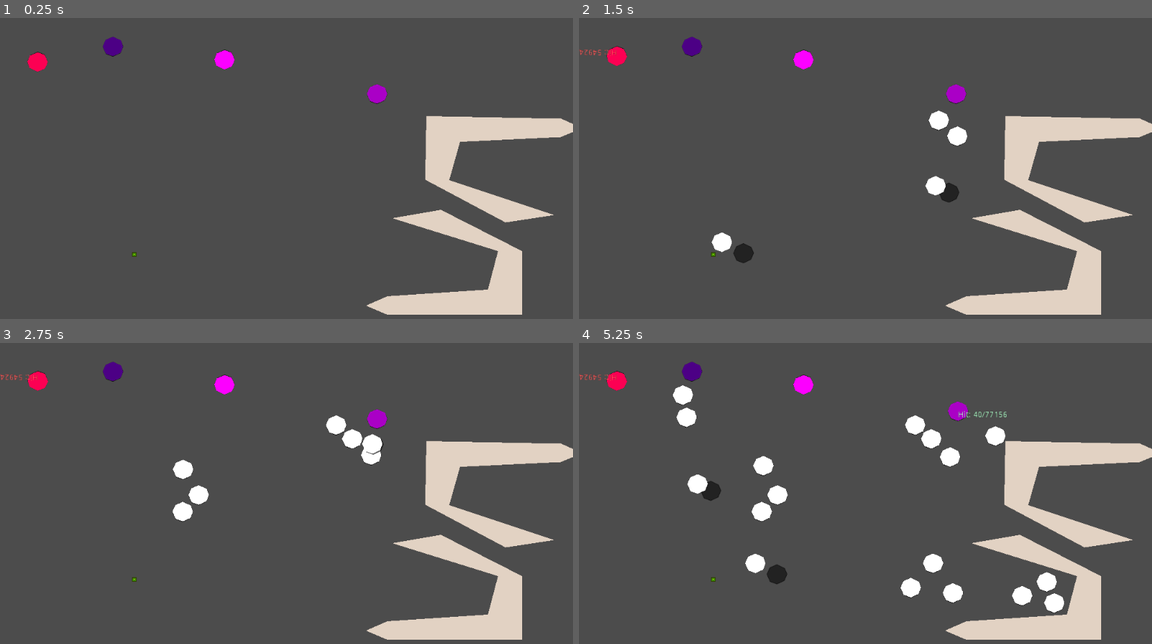
Above: before the commit, frames 1-4 (two rows, left to right).
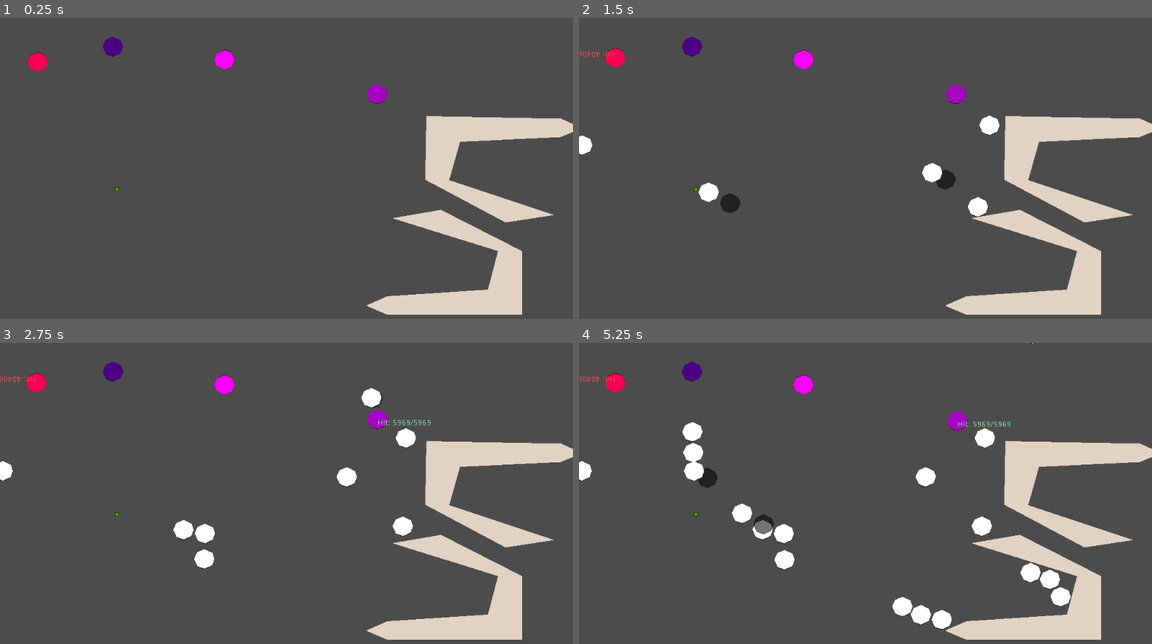
Above: after the commit, the same moments.

Repository: Tarnowiczanka-Stare-Tarnowice/pink-cat
Game: Godot game, scene res://Scenes/PhysicsTest.tscn
Two runs of this game, one before a commit and one after it. Both use one fixed random seed, a clock stepped at 60 frames per second and the inputs below. Before the commit the project starts from res://PhysicsTest.tscn. The engine's default icon, where the game draws it, is replaced by a stand-in: a white triangle on a blue panel in a dark square.
Inputs (mouse positions are in pixels of both pictures, inside the frame that each line leads up to):
- Up to frame 1 (0.25 s): no input
- Up to frame 2 (1.5 s): tap Enter (ui_accept) at 0.5, 0.6, 0.77, 1.07, 1.35 s; move the mouse to (991, 168) at 0.52 s; move the mouse to (750, 201) at 1.27 s
- Up to frame 3 (2.75 s): tap Enter (ui_accept) at 1.52, 1.82, 2.1 s; move the mouse to (343, 436) at 2.02 s
- Up to frame 4 (5.25 s): move the mouse to (836, 577) at 2.77 s; tap Enter (ui_accept) at 2.85, 3.02, 3.32, 3.6, 3.77, 4.07, 4.35, 4.52, 4.82, 5.1 s; move the mouse to (1037, 559) at 3.52 s; move the mouse to (693, 460) at 4.27 s; move the mouse to (894, 511) at 5.02 s

The runs differ from the first frame. In frame 1, less than 0.1% of the frame differs, in the area x 20-24%, y 56-80%; in frame 2, 2.2%; in frame 3, 2.8%; in frame 4, 6.1%, in the area x 0-86%, y 0-96%.

Commit message:
Uporządkowanie skryptów i scen

Diff:
--- /dev/null
+++ b/Scenes/Brick.tscn
@@ -0,0 +1,22 @@
+[gd_scene load_steps=3 format=2]
+
+[ext_resource path="res://Scenes/PhysicsObject.tscn" type="PackedScene" id=1]
+
+[sub_resource type="CircleShape2D" id=1]
+radius = 18.0
+
+[node name="Brick" instance=ExtResource( 1 )]
+
+[node name="Polygon2D" type="Polygon2D" parent="ShadowSlot" index="0"]
+position = Vector2( -0.177767, 0.5 )
+scale = Vector2( 0.574911, 0.564516 )
+color = Color( 0, 0, 0, 0.545098 )
+antialiased = true
+polygon = PoolVector2Array( -31, 0, -22, -21, 0, -31, 24, -19, 31.6184, -0.885715, 23, 20, 0, 31, -21, 23 )
+
+[node name="CollisionShape2D" type="CollisionShape2D" parent="." index="1"]
+shape = SubResource( 1 )
+
+[node name="Polygon2D" type="Polygon2D" parent="." index="2"]
+scale = Vector2( 0.596774, 0.564516 )
+polygon = PoolVector2Array( -31, 0, -22, -21, 0, -31, 24, -19, 30.1622, 0, 23, 20, 0, 31, -21, 23 )
--- /dev/null
+++ b/Scenes/BrickSpawner.tscn
@@ -0,0 +1,13 @@
+[gd_scene load_steps=3 format=2]
+
+[ext_resource path="res://icon.png" type="Texture" id=1]
+[ext_resource path="res://Scripts/BrickSpawner.gd" type="Script" id=2]
+
+[node name="BrickSpawner" type="Node2D"]
+script = ExtResource( 2 )
+
+[node name="Icon" type="Sprite" parent="."]
+modulate = Color( 0.87451, 1, 0, 1 )
+position = Vector2( 0, 2.98023e-08 )
+scale = Vector2( 0.125, 0.125 )
+texture = ExtResource( 1 )
--- /dev/null
+++ b/Scenes/Dummy.tscn
@@ -0,0 +1,33 @@
+[gd_scene load_steps=4 format=2]
+
+[ext_resource path="res://Scenes/PhysicsObject.tscn" type="PackedScene" id=1]
+[ext_resource path="res://Scripts/HPLabel.gd" type="Script" id=2]
+
+[sub_resource type="CircleShape2D" id=1]
+radius = 18.0
+
+[node name="Dummy" instance=ExtResource( 1 )]
+mass = 3.0
+tall = true
+
+[node name="Polygon2D" type="Polygon2D" parent="ShadowSlot" index="0"]
+position = Vector2( -0.177767, 0.5 )
+scale = Vector2( 0.574911, 0.564516 )
+color = Color( 0, 0, 0, 0.545098 )
+antialiased = true
+polygon = PoolVector2Array( -31, 0, -22, -21, 0, -31, 24, -19, 31.6184, -0.885715, 23, 20, 0, 31, -21, 23 )
+
+[node name="Polygon2D2" type="Polygon2D" parent="." index="1"]
+scale = Vector2( 0.596774, 0.564516 )
+color = Color( 0.992157, 0, 1, 1 )
+polygon = PoolVector2Array( -31, 0, -22, -21, 0, -31, 24, -19, 30.1622, 0, 23, 20, 0, 31, -21, 23 )
+
+[node name="CollisionShape2D" type="CollisionShape2D" parent="." index="2"]
+shape = SubResource( 1 )
+
+[node name="HPLabel" type="Label" parent="." index="3"]
+margin_right = 40.0
+margin_bottom = 14.0
+script = ExtResource( 2 )
+
+[connection signal="hit" from="." to="HPLabel" method="_on_Dummy_hit"]
--- /dev/null
+++ b/Scenes/PhysicsObject.tscn
@@ -0,0 +1,10 @@
+[gd_scene load_steps=2 format=2]
+
+[ext_resource path="res://Scripts/PhysicsObject.gd" type="Script" id=1]
+
+[node name="PhysicsObject" type="KinematicBody2D"]
+collision_layer = 0
+collision_mask = 0
+script = ExtResource( 1 )
+
+[node name="ShadowSlot" type="Node2D" parent="."]
--- /dev/null
+++ b/Scenes/PhysicsTest.tscn
@@ -0,0 +1,60 @@
+[gd_scene load_steps=3 format=2]
+
+[ext_resource path="res://Scenes/Dummy.tscn" type="PackedScene" id=1]
+[ext_resource path="res://Scenes/BrickSpawner.tscn" type="PackedScene" id=2]
+
+[node name="Node2D" type="Node2D"]
+
+[node name="StaticBody2D" type="StaticBody2D" parent="."]
+position = Vector2( 771, 482 )
+collision_layer = 3
+collision_mask = 3
+
+[node name="CollisionPolygon2D" type="CollisionPolygon2D" parent="StaticBody2D"]
+position = Vector2( -8, 36 )
+polygon = PoolVector2Array( -71, -19, 109, -31, 127, -100, -62, -159, 25, -174, 170, -100, 170, -19, 170, 14, 127, 14, -71, 14, -109, -2.25 )
+
+[node name="Polygon2D" type="Polygon2D" parent="StaticBody2D"]
+position = Vector2( -1120, -511 )
+color = Color( 0.890196, 0.827451, 0.768627, 1 )
+offset = Vector2( 1112, 547 )
+polygon = PoolVector2Array( -71, -19, 109, -31, 127, -100, -62, -159, 25, -174, 170, -100, 170, -19, 170, 14, 127, 14, -71, 14, -109, -2.25 )
+
+[node name="StaticBody2D2" type="StaticBody2D" parent="."]
+position = Vector2( 923, 229 )
+rotation = -3.12282
+collision_layer = 3
+collision_mask = 3
+
+[node name="CollisionPolygon2D" type="CollisionPolygon2D" parent="StaticBody2D2"]
+position = Vector2( -8, 36 )
+polygon = PoolVector2Array( -71, -19, 109, -31, 127, -100, -62, -159, 25, -174, 170, -100, 170, -19, 170, 14, 127, 14, -71, 14, -109, -2.25 )
+
+[node name="Polygon2D" type="Polygon2D" parent="StaticBody2D2"]
+position = Vector2( -1120, -511 )
+color = Color( 0.890196, 0.827451, 0.768627, 1 )
+offset = Vector2( 1112, 547 )
+polygon = PoolVector2Array( -71, -19, 109, -31, 127, -100, -62, -159, 25, -174, 170, -100, 170, -19, 170, 14, 127, 14, -71, 14, -109, -2.25 )
+
+[node name="Dummy3" parent="." instance=ExtResource( 1 )]
+modulate = Color( 0.301961, 1, 0.52549, 1 )
+position = Vector2( 202, 51 )
+bounciness = 0.1
+
+[node name="Dummy4" parent="." instance=ExtResource( 1 )]
+modulate = Color( 0.67451, 1, 0.780392, 1 )
+position = Vector2( 674, 136 )
+bounciness = 1.0
+
+[node name="Dummy2" parent="." instance=ExtResource( 1 )]
+modulate = Color( 1, 0.329412, 0.329412, 1 )
+position = Vector2( 66.9999, 79.002 )
+rotation = -3.12282
+mass = 10.0
+
+[node name="Dummy" parent="." instance=ExtResource( 1 )]
+position = Vector2( 401, 75.0011 )
+rotation = -3.12282
+
+[node name="BrickSpawner" parent="." instance=ExtResource( 2 )]
+position = Vector2( 209, 307 )
--- /dev/null
+++ b/Scripts/BrickSpawner.gd
@@ -0,0 +1,21 @@
+extends Node2D
+
+
+var brick = preload("res://Scenes/Brick.tscn")
+
+# Called when the node enters the scene tree for the first time.
+func _ready():
+	pass # Replace with function body.
+
+
+# Called every frame. 'delta' is the elapsed time since the previous frame.
+func _process(_delta):
+
+	if Input.is_action_just_pressed("ui_accept"):
+		var inst = brick.instance()
+		var v2d = get_global_mouse_position()-global_position
+		var v = Vector3(v2d.x, v2d.y, 0) * 2
+		inst.altitude = 200
+		inst.global_position = global_position
+		inst.throw(v)
+		get_parent().add_child(inst)
--- /dev/null
+++ b/Scripts/HPLabel.gd
@@ -0,0 +1,17 @@
+extends Label
+
+
+var totalforce = 0
+
+
+# Called when the node enters the scene tree for the first time.
+func _ready():
+	pass # Replace with function body.
+
+# Called every frame. 'delta' is the elapsed time since the previous frame.
+#func _process(delta):
+#	pass
+
+func _on_Dummy_hit(_object, force):
+	totalforce += force
+	text = "Hit: %s/%s" % [int(force),int(totalforce)]
--- /dev/null
+++ b/Scripts/PhysicsObject.gd
@@ -0,0 +1,109 @@
+extends KinematicBody2D
+
+export var velocity: Vector3 = Vector3()
+export var altitude: float = 0
+export var mass: float = 1
+export var bounciness: float = 0.4
+export var friction: float = 3
+# Gdy ustawiona, obiekt na ziemi będzie kolidował z obiektami w powietrzu
+export var tall: bool = false
+
+# Reguluje pozycję węzła cienia. Aby dodać cień, należy wrzucić jego grafikę jako dziecko węzła ShadowSlot
+const shadow_projection_vector = Vector2(0.2, 0.1)
+const gravity = 980.0
+
+# TODO: Można zastanowić się, czy kolizje przedmiotów w powietrzu to dobry pomysł
+const aerial_collision_layer = 2;
+const aerial_collision_mask = 2;
+const ground_collision_layer = 1;
+const ground_collision_mask = 1;
+
+signal hit
+
+
+# Called when the node enters the scene tree for the first time.
+func _ready():
+	update_collision_mask()
+
+# Called every frame. 'delta' is the elapsed time since the previous frame.
+#func _process(delta):
+#	pass
+
+func _physics_process(delta):
+
+	var total_friction = 0
+
+	# Grawitacja
+	velocity.z -= gravity * delta;
+
+	# Obsługa wysokości
+	altitude += velocity.z * delta;
+	if altitude < 0:
+		altitude = 0
+		velocity.z = 0
+		total_friction = friction * friction_scaler(velocity)
+
+	update_collision_mask()
+
+	# Tarcie
+	velocity -= velocity.normalized() * total_friction * delta
+
+	# Prosty cien
+	$ShadowSlot.position = altitude * shadow_projection_vector
+
+	var collision = move_and_collide(velocity2D() * delta)
+	if collision:
+		if collision.collider.has_method("hit"):
+			velocity = collision.collider.hit(velocity, mass, bounciness, collision.normal)
+			emit_signal("hit", self, mass * (velocity - collision.collider.velocity).length_squared()/2)
+		else: # Proste odbicie się jak od ściany z zadaną sprężystością
+			var newv = velocity2D().bounce(collision.normal)
+			newv -= newv.project(collision.normal) * (1-bounciness)
+
+			# Zapisanie wektora 2D do komponentów x,y wektora 3D
+			velocity.x = newv.x
+			velocity.y = newv.y
+
+
+
+func velocity2D():
+	return Vector2(velocity.x, velocity.y)
+
+func throw(new_velocity):
+	velocity = new_velocity
+
+# Obsługa kolizji dwóch obiektów. Modyfikuje prędkość samego siebie i zwraca prędkość drugiego obiektu
+# Źródła:
+# https://en.wikipedia.org/wiki/Elastic_collision
+# Rozszerzenie dla kolizji nieelastycznych: https://www.youtube.com/watch?v=r7l0Rq9E8MY
+# ale przynajmniej działa
+func hit(other_velocity: Vector3, other_mass: float, other_bounciness: float, other_normal: Vector2) -> Vector3:
+	var m1 = mass
+	var m2 = other_mass
+	var v1 = velocity
+	var v2 = other_velocity
+	# Można ewentualnie poeksperymentować z cr - współczynnikiem sprężystości odbicia
+	var cr = (bounciness + other_bounciness)/2
+	var n = Vector3(other_normal.x, other_normal.y, 0)
+
+	velocity = v1 - (1+cr)*m2/(m1+m2) * (v1-v2).dot(n) / n.length() / n.length() * n
+	emit_signal("hit", self, mass * (velocity - v1).length_squared()/2);
+	return v2 - (1+cr)*m1/(m1+m2) * (v2-v1).dot(-n) / n.length() / n.length() * -n
+
+
+# Ewentualne skalowanie tarcia dla ładniejszego efektu
+func friction_scaler(v):
+	if v.length() < 900:
+		return 100 + v.length()
+	return 1000
+
+func update_collision_mask():
+	if tall:
+		collision_layer = ground_collision_layer | aerial_collision_layer
+		collision_mask = ground_collision_mask | aerial_collision_mask
+	elif altitude <= 0:
+		collision_layer = ground_collision_layer
+		collision_mask = ground_collision_mask
+	else:
+		collision_layer = aerial_collision_layer
+		collision_mask = aerial_collision_mask
--- a/project.godot
+++ b/project.godot
@@ -11,7 +11,7 @@
 [application]
 
 config/name="Pink Cat"
-run/main_scene="res://PhysicsTest.tscn"
+run/main_scene="res://Scenes/PhysicsTest.tscn"
 config/icon="res://icon.png"
 
 [gui]
